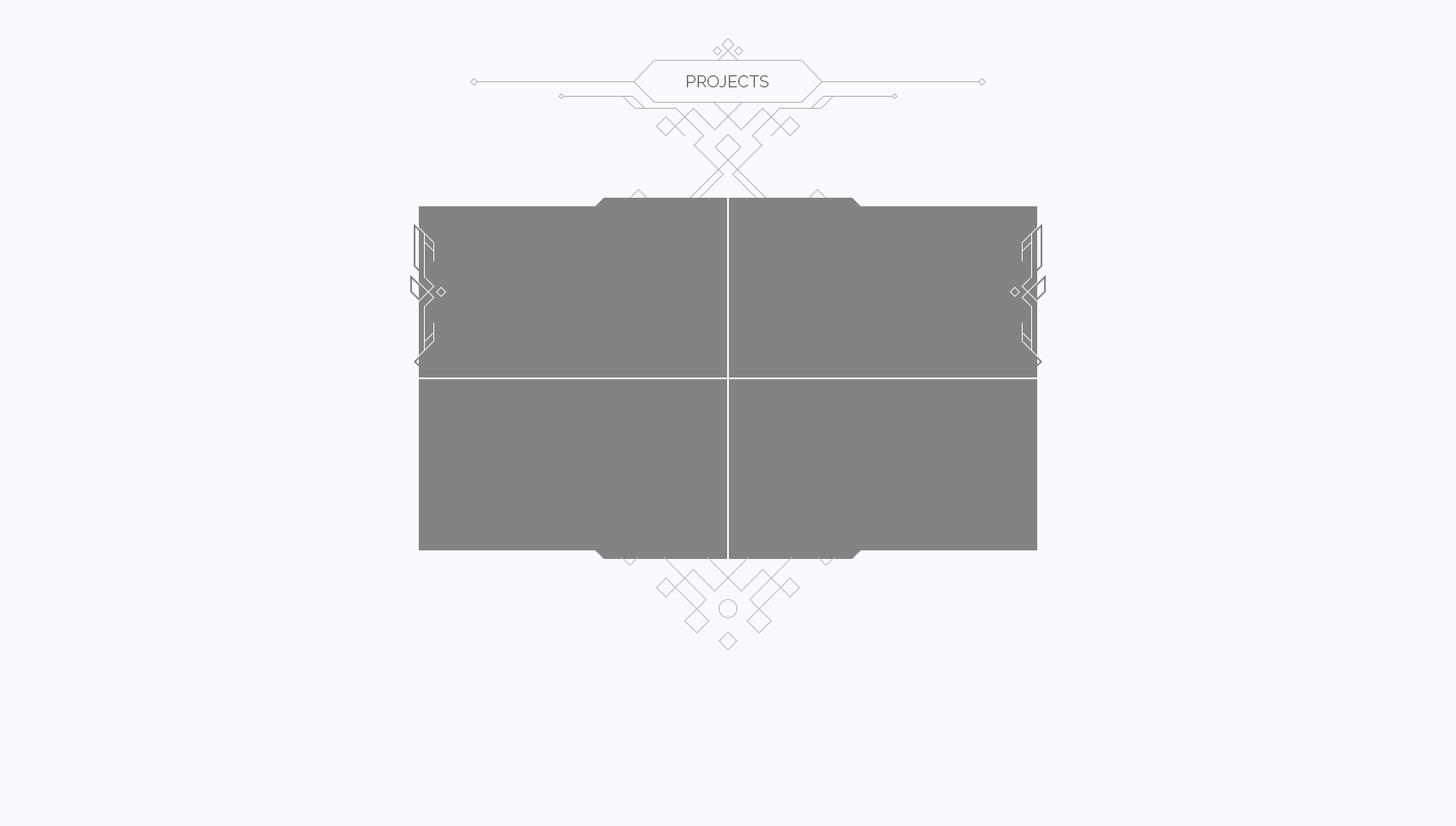
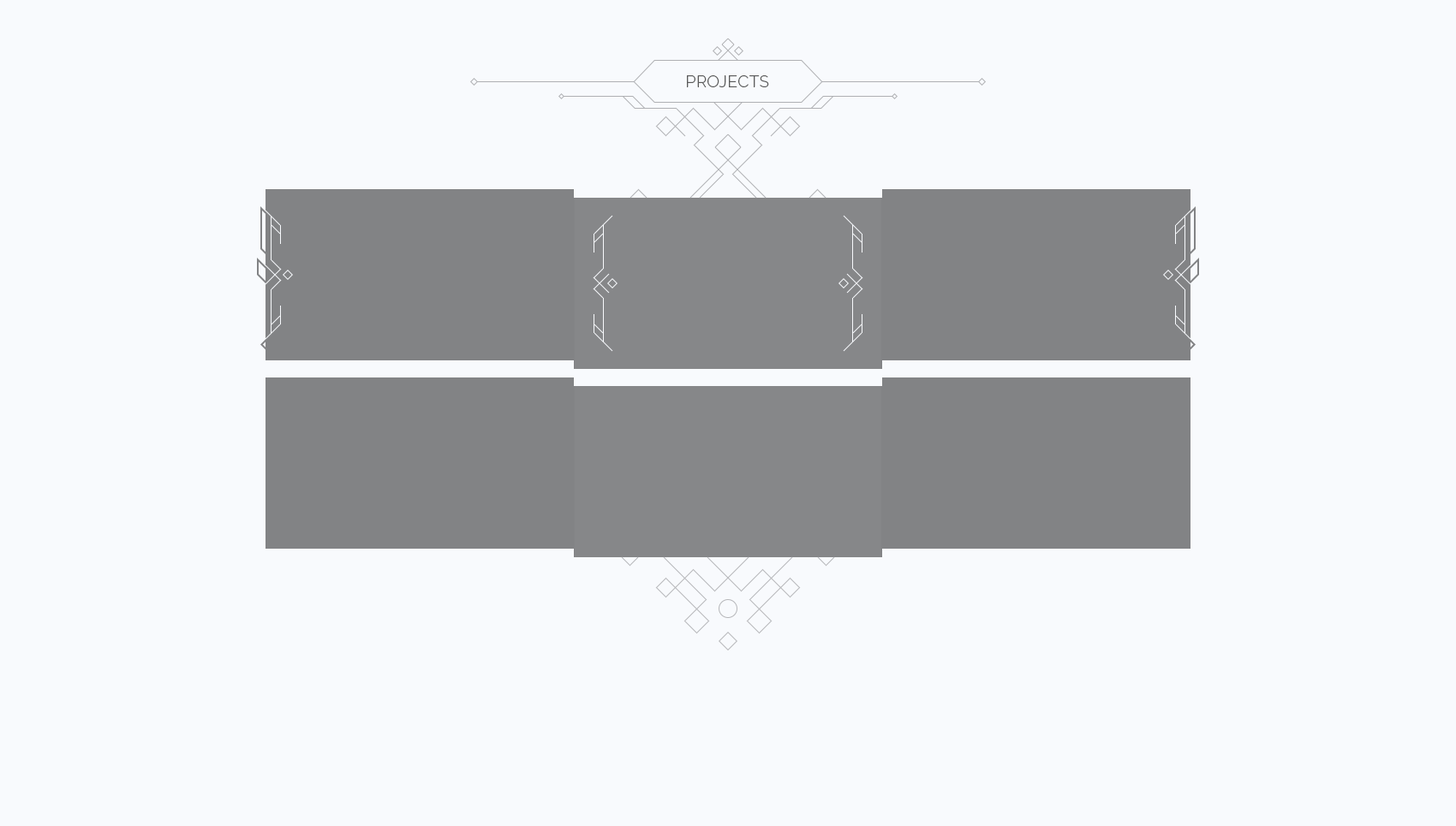
Revision of a layered 1456x826 image; what changed, layer by layer:
hid group "grouping_med" (16 layers) over (410, 197, 1046, 560)
painted on "emborder_right_inside" (1st of 3, in "page_projects" › "test" › "grouping_med" › "row1" › "tile right" › "emborder" › "emborder_right") over (1027, 234, 1038, 287)
painted on "emborder_right_outside" (1st of 3, in "page_projects" › "test" › "grouping_med" › "row1" › "tile right" › "emborder" › "emborder_right") over (1038, 280, 1044, 286)
showed group "grouping_large" (19 layers) over (256, 189, 1200, 558)
